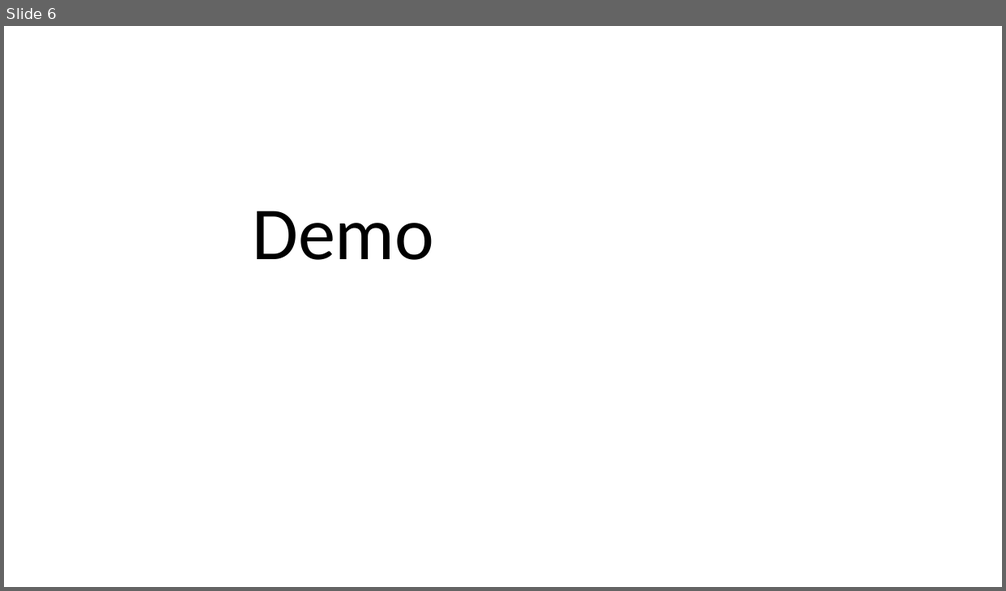
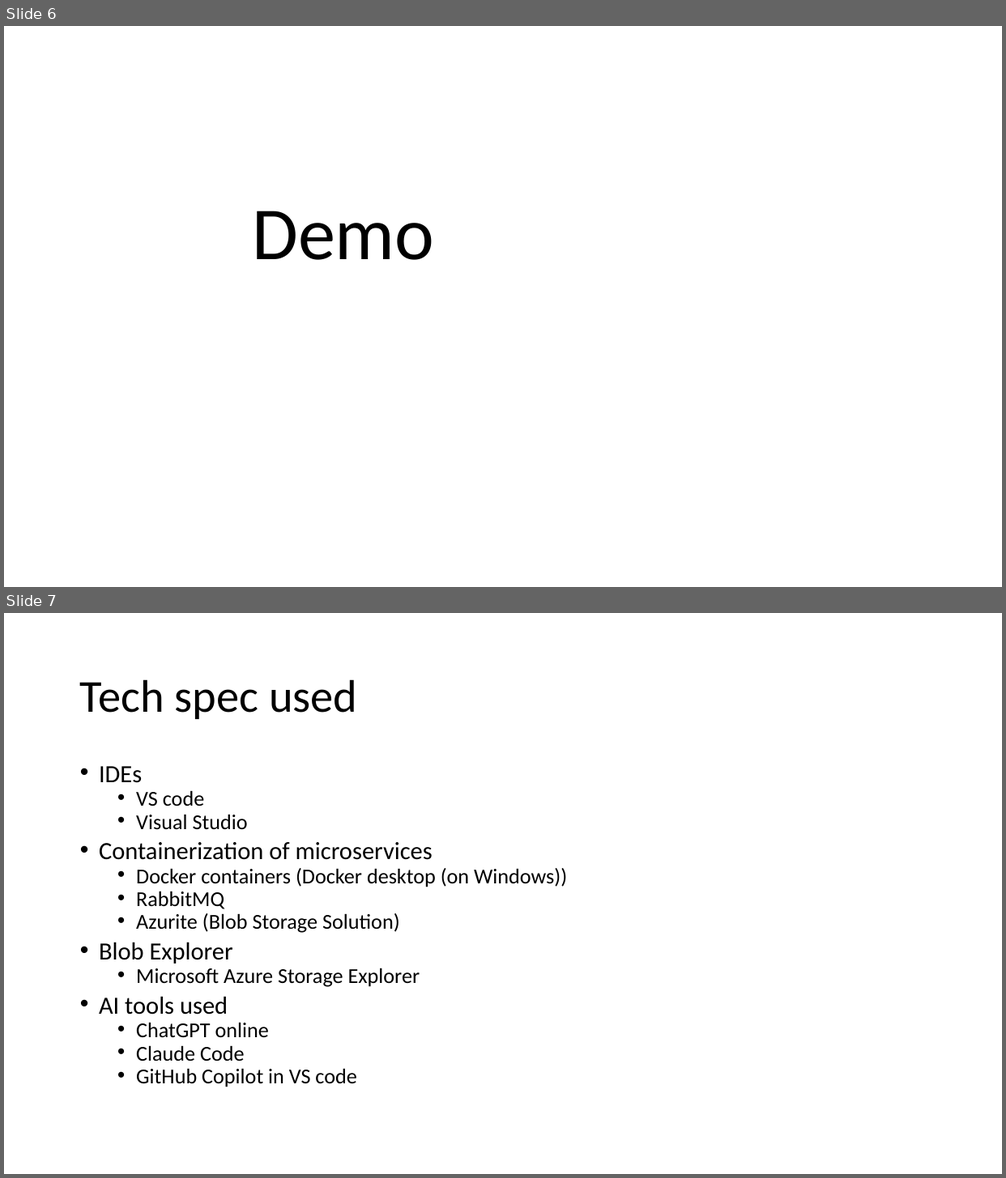
Before and after one commit to vinaykalasannavar/docflow-document-service, a slide deck: docs/DocFlow Workflow.pptx. Shown one above the other, each under a label of ours: slide 6 before the commit, slides 6 and 7 after it. The pictures are 1006x591 and 1006x1178 pixels, drawn with LibreOffice and Linux fonts; fonts in the diff are those of the drawing. Boxes give left, top, right and bottom in pixels: in the first picture for what was removed or moved away, otherwise in the second. Text is boxed around its words. In the diff, an @@ line names an element or a change of style, - is before the commit and + after.

```diff
--- a/docs/DocFlow Workflow.pptx
+++ b/docs/DocFlow Workflow.pptx
@@ slide 7 added at <box>4,613,1002,1174</box>, background #FFFFFF @@
@@ title added at <box>80,679,357,719</box>, 44 pt, text #000000 @@
+Tech spec used
@@ text added at <box>99,766,567,1088</box>, 20.4 pt, text #000000 @@
+• IDEs
+  • VS code
+  • Visual Studio
+• Containerization of microservices
+  • Docker containers (Docker desktop (on Windows))
+  • RabbitMQ
+  • Azurite (Blob Storage Solution)
+• Blob Explorer
+  • Microsoft Azure Storage Explorer
+• AI tools used
+  • ChatGPT online
+  • Claude Code
+  • GitHub Copilot in VS code
```
Also in this commit, not shown: 3 slides changed.
